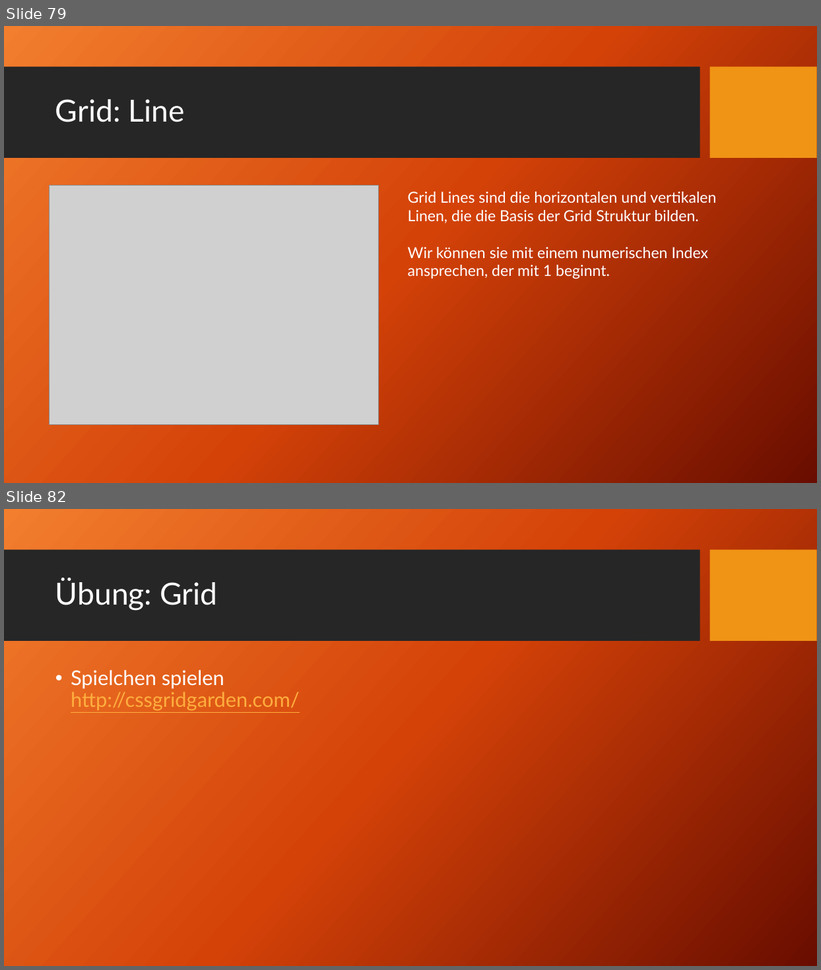
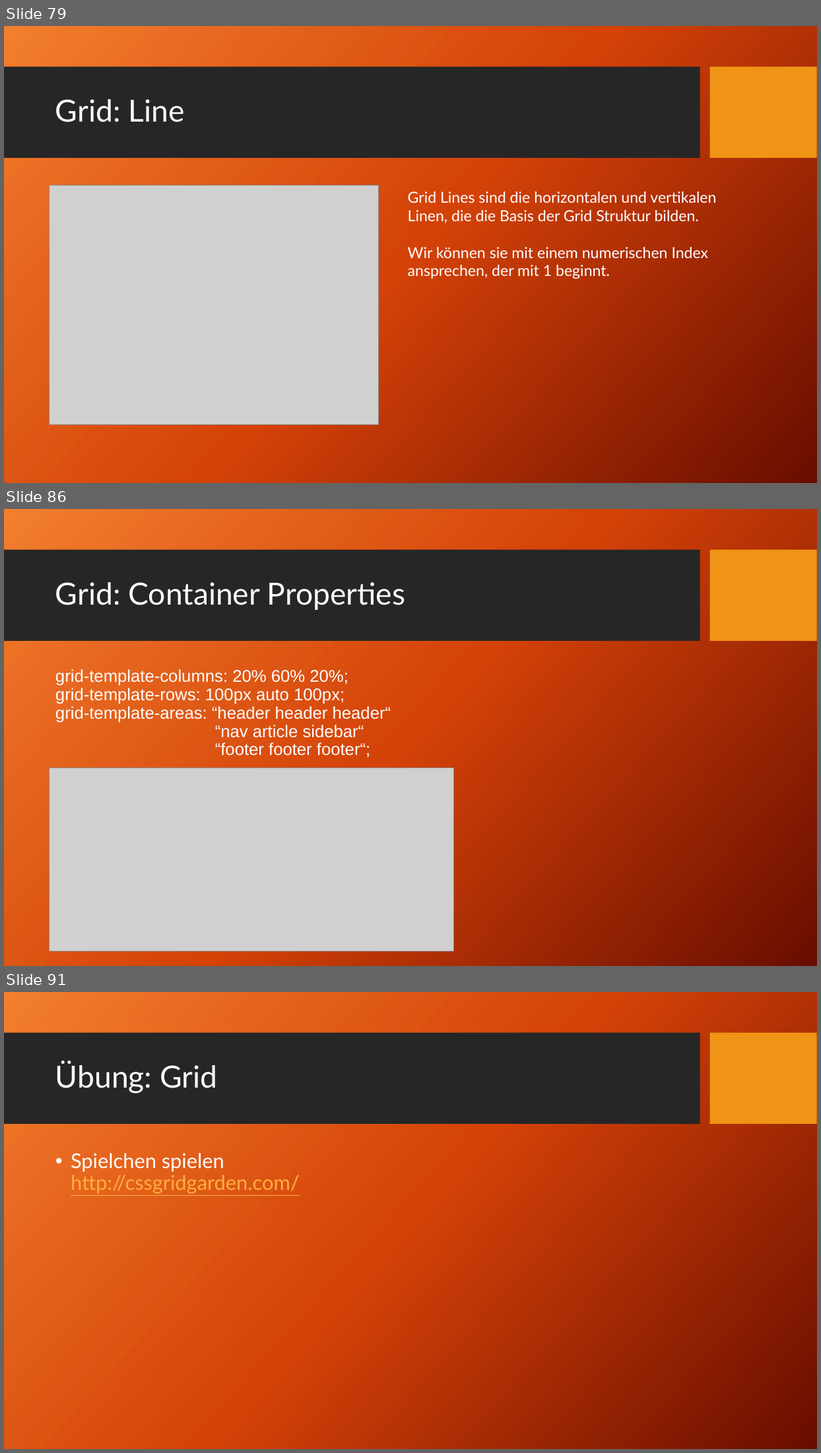
Before and after one commit to TomFrey/htmlCssBasicUebungen, a slide deck: html Schulung.pptx. Shown one above the other, each under a label of ours: slides 79 and 82 before the commit, slides 79, 86 and 91 after it; the slides between them are not shown. The pictures are 821x970 and 821x1453 pixels, drawn with LibreOffice and Linux fonts; fonts in the diff are those of the drawing; grey boxes stand for pictures; background and template pictures are left out. Boxes give left, top, right and bottom in pixels: in the first picture for what was removed or moved away, otherwise in the second. Text is boxed around its words. In the diff, an @@ line names an element or a change of style, - is before the commit and + after.

Commit message:
CSS Grid zur PP Präsentation hinzugefügt.

```diff
--- a/html Schulung.pptx
+++ b/html Schulung.pptx
@@ slide 86 added at <box>4,509,817,966</box>, background picture (left out); not listed: 2 template elements that a slide beside it also shows @@
@@ title added at <box>55,582,405,610</box>, 36 pt, text #FFFFFF @@
+Grid: Container Properties
@@ text added at <box>55,669,391,758</box>, 20 pt, text #FFFFFF @@
+grid-template-columns: 20% 60% 20%;
+grid-template-rows: 100px auto 100px;
+grid-template-areas: “header header header“
+“nav article sidebar“
+“footer footer footer“;
@@ picture added at <box>49,768,453,951</box> @@
@@ what was slide 82 is now slide 91 @@
```
Also in this commit, not shown: 1 slide changed, 9 other slides added, 1 slide removed.
